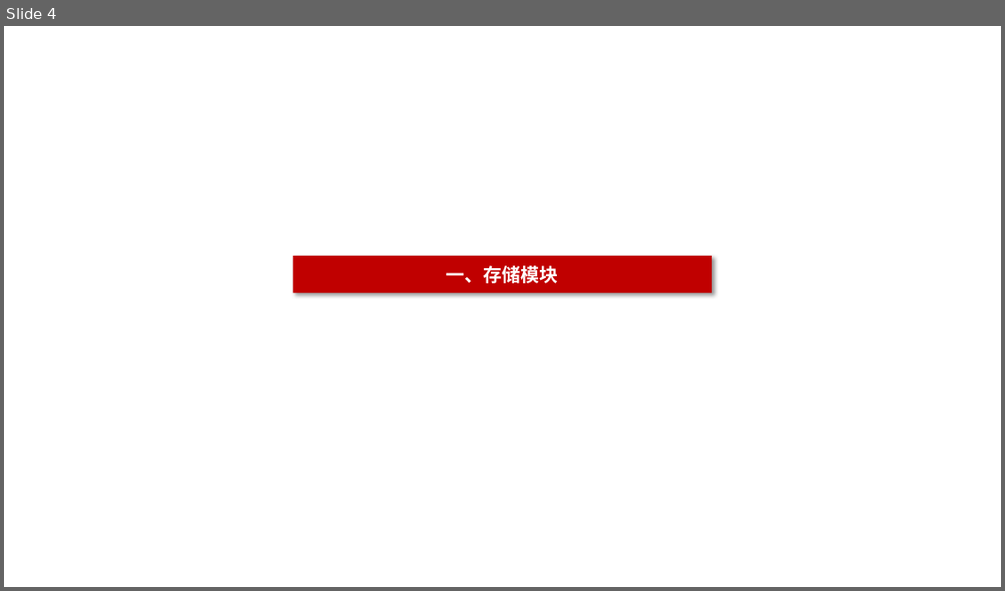
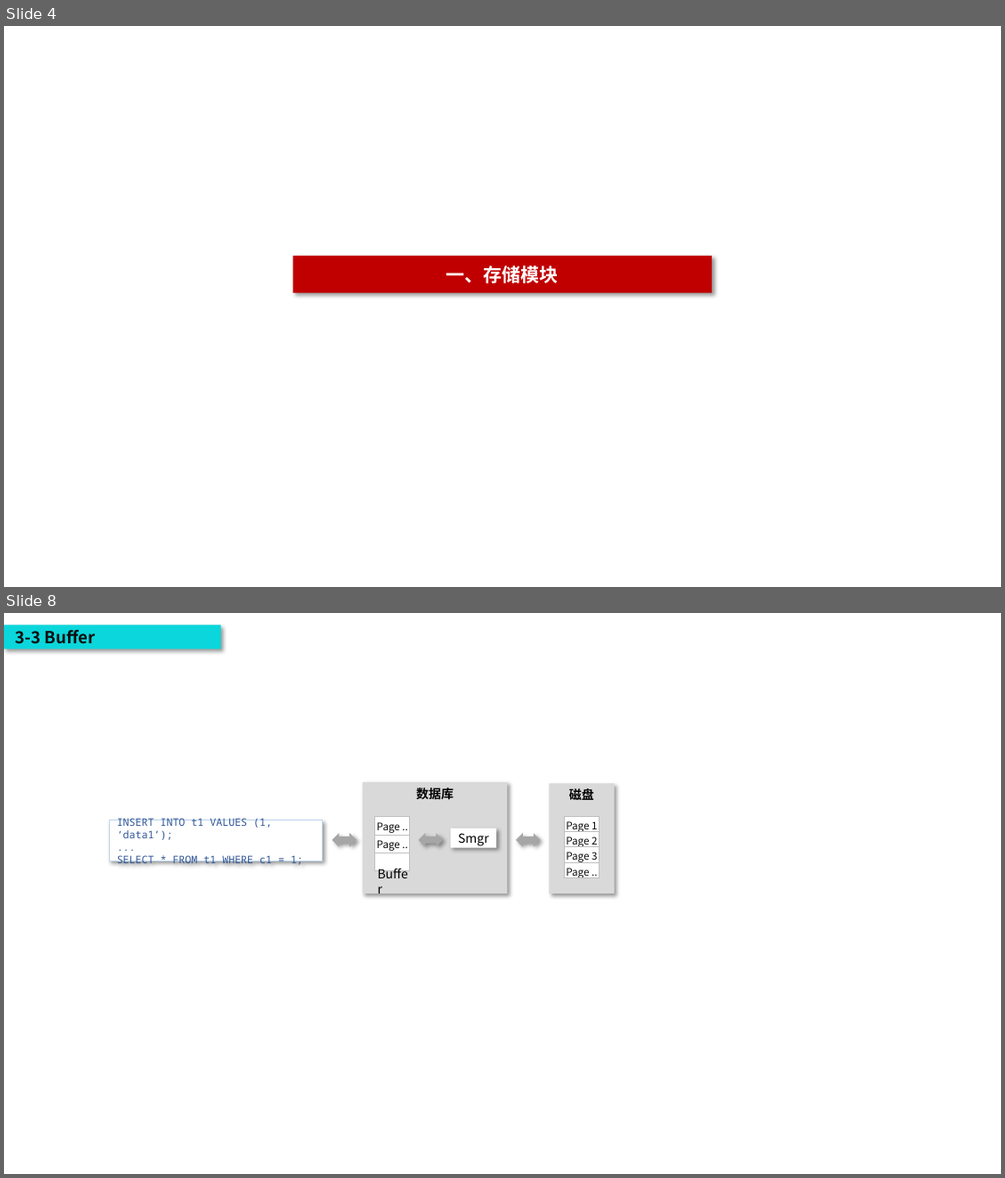
Before and after one commit to poorkk/lorand, a slide deck: source/doc/数据库安全.pptx. Shown one above the other, each under a label of ours: slide 4 before the commit, slides 4 and 8 after it; the slides between them are not shown. The pictures are 1005x591 and 1005x1178 pixels, drawn with LibreOffice and Linux fonts; fonts in the diff are those of the drawing. Boxes give left, top, right and bottom in pixels: in the first picture for what was removed or moved away, otherwise in the second. Text is boxed around its words. In the diff, an @@ line names an element or a change of style, - is before the commit and + after.

```diff
--- a/source/doc/数据库安全.pptx
+++ b/source/doc/数据库安全.pptx
@@ slide 8 added at (4, 613, 1001, 1174), background #FFFFFF @@
@@ rectangle added at (4, 625, 221, 649), fill #0BD6DB, 16 pt, text #0D0D0D, bold @@
+3-3 Buffer
@@ rectangle added at (363, 782, 508, 893), fill #D9D9D9, 12 pt, text #000000, bold @@
+数据库
@@ rectangle added at (550, 784, 615, 893), fill #D9D9D9, 12 pt, text #000000, bold @@
+磁盘
@@ rectangle added at (109, 820, 322, 860), fill #FFFFFF, outline #BDD7EE 0.5 pt, 10 pt, text #2F5597 @@
+INSERT INTO t1 VALUES (1, ‘data1’);
+...
+SELECT * FROM t1 WHERE c1 = 1;
@@ table added at (375, 817, 410, 863), 3 rows, 1 columns @@
+Page ..
+Page ..
+
@@ table added at (564, 817, 599, 882), 4 rows, 1 columns @@
+Page 1
+Page 2
+Page 3
+Page ..
@@ left right arrow added at (332, 833, 357, 847), fill #A6A6A6 @@
@@ left right arrow added at (418, 833, 443, 847), fill #A6A6A6 @@
@@ rectangle added at (451, 828, 496, 848), fill #FFFFFF, 12 pt, text #000000 @@
+Smgr
@@ left right arrow added at (517, 833, 541, 847), fill #A6A6A6 @@
@@ text added at (371, 863, 418, 885), 12 pt, text #000000 @@
+Buffer
```
Also in this commit, not shown: 2 slides changed, 4 other slides added.
